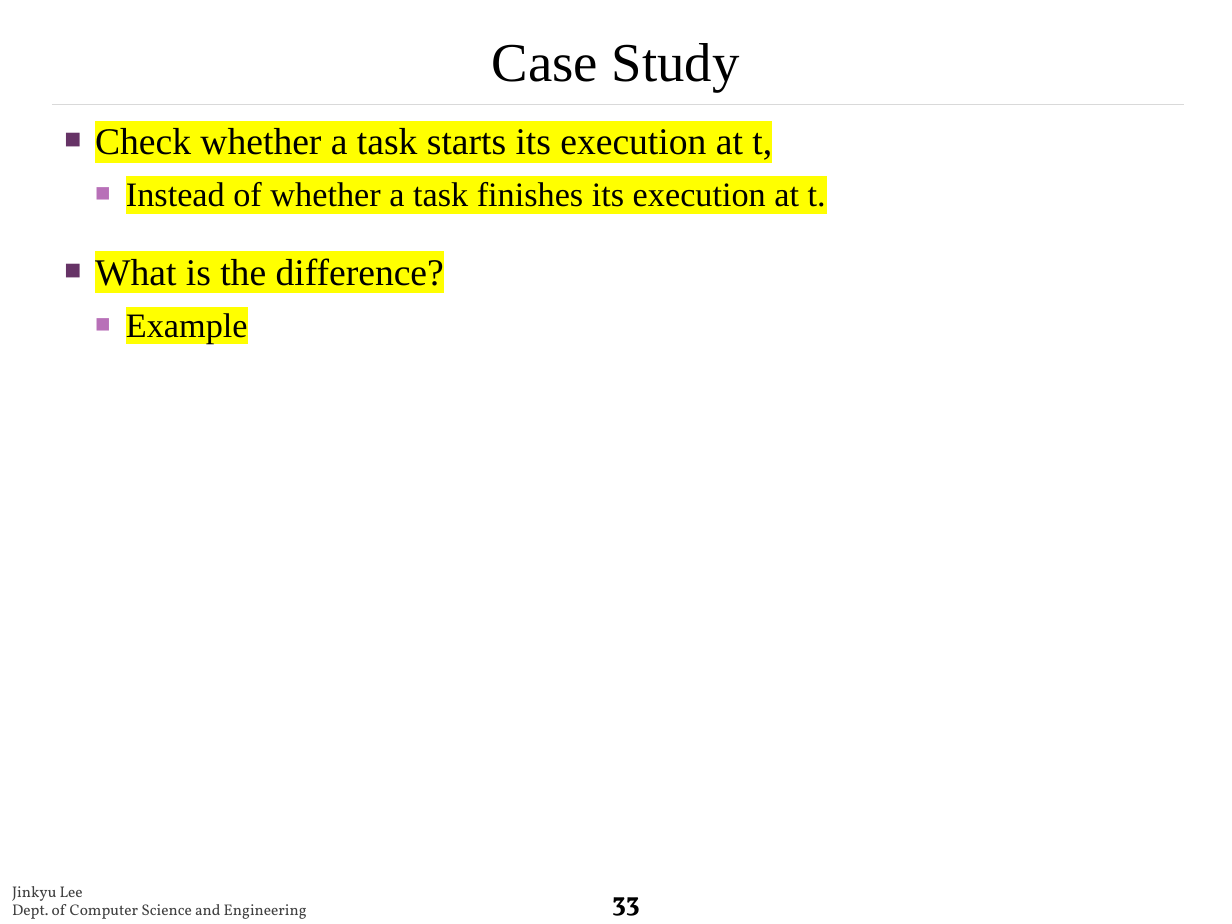
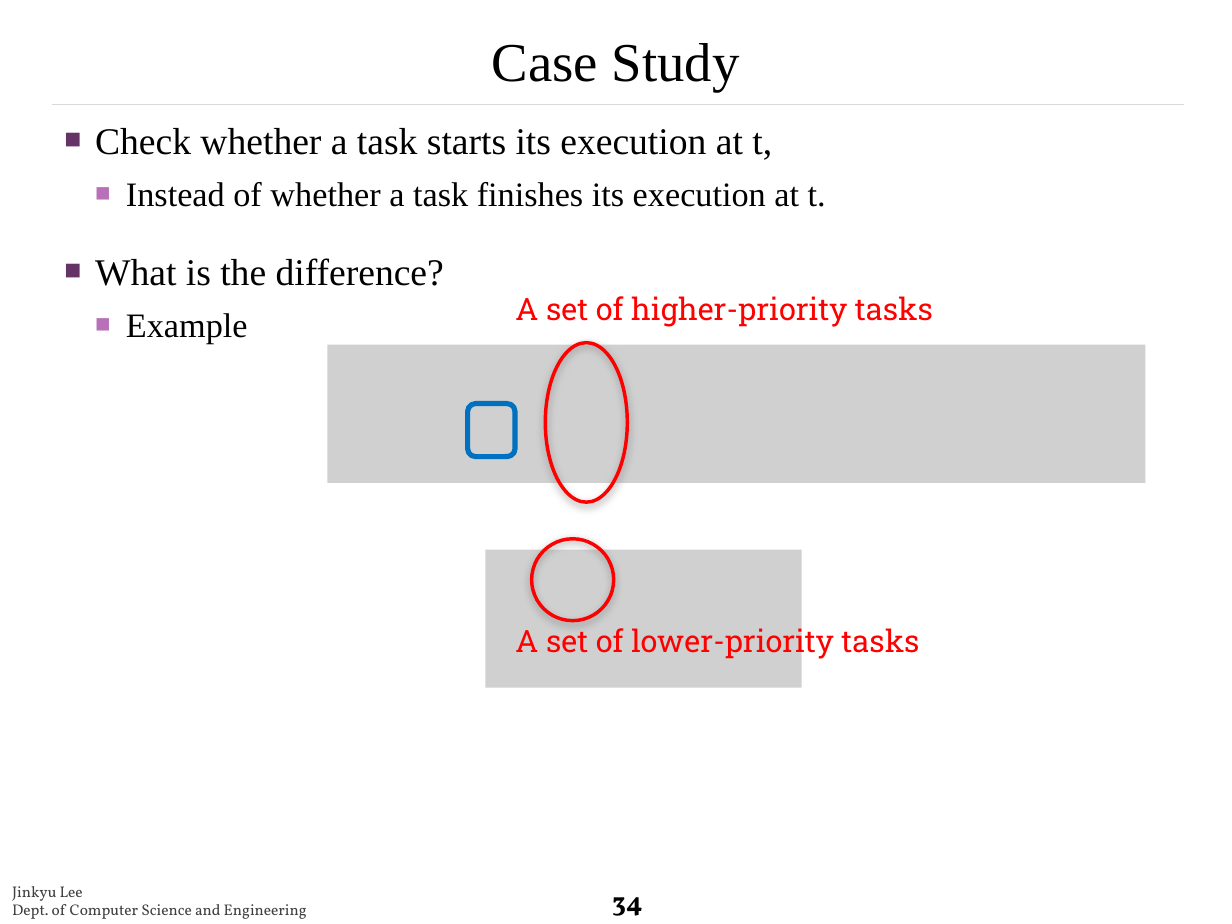
Before and after one commit to rtclskku/website, a slide deck: slide 34 of papers/2.pptx (slide 33 before the commit). Drawn at 1232x924 pixels with LibreOffice and Linux fonts; fonts in the diff are those of the drawing; grey boxes stand for pictures; background and template pictures are left out. Boxes give left, top, right and bottom in pixels: in the first picture for what was removed or moved away, otherwise in the second. Text is boxed around its words. In the diff, an @@ line names an element or a change of style, - is before the commit and + after.

```diff
--- a/papers/2.pptx
+++ b/papers/2.pptx
@@ text "Check whether a task starts ..." at (x1=95, y1=128, x2=826, y2=344): highlight #FFFF00 to none @@
@@ text added at (x1=515, y1=296, x2=933, y2=327), 18 pt, text #FF0000 @@
+A set of higher-priority tasks
@@ picture added at (x1=328, y1=345, x2=1146, y2=483) @@
@@ ellipse added at (x1=546, y1=342, x2=628, y2=501), outline #FF0000 2 pt @@
@@ rounded rectangle added at (x1=468, y1=404, x2=515, y2=457), outline #0070C0 3 pt @@
@@ ellipse added at (x1=532, y1=538, x2=615, y2=620), outline #FF0000 2 pt @@
@@ picture added at (x1=485, y1=549, x2=802, y2=687) @@
@@ text added at (x1=515, y1=624, x2=919, y2=660), 18 pt, text #FF0000 @@
+A set of lower-priority tasks
@@ page number at (x1=612, y1=897, x2=642, y2=916): text changed @@
-33
+34
```
Also in this commit, not shown: 7 other slides changed, 4 slides added, 1 slide removed.
